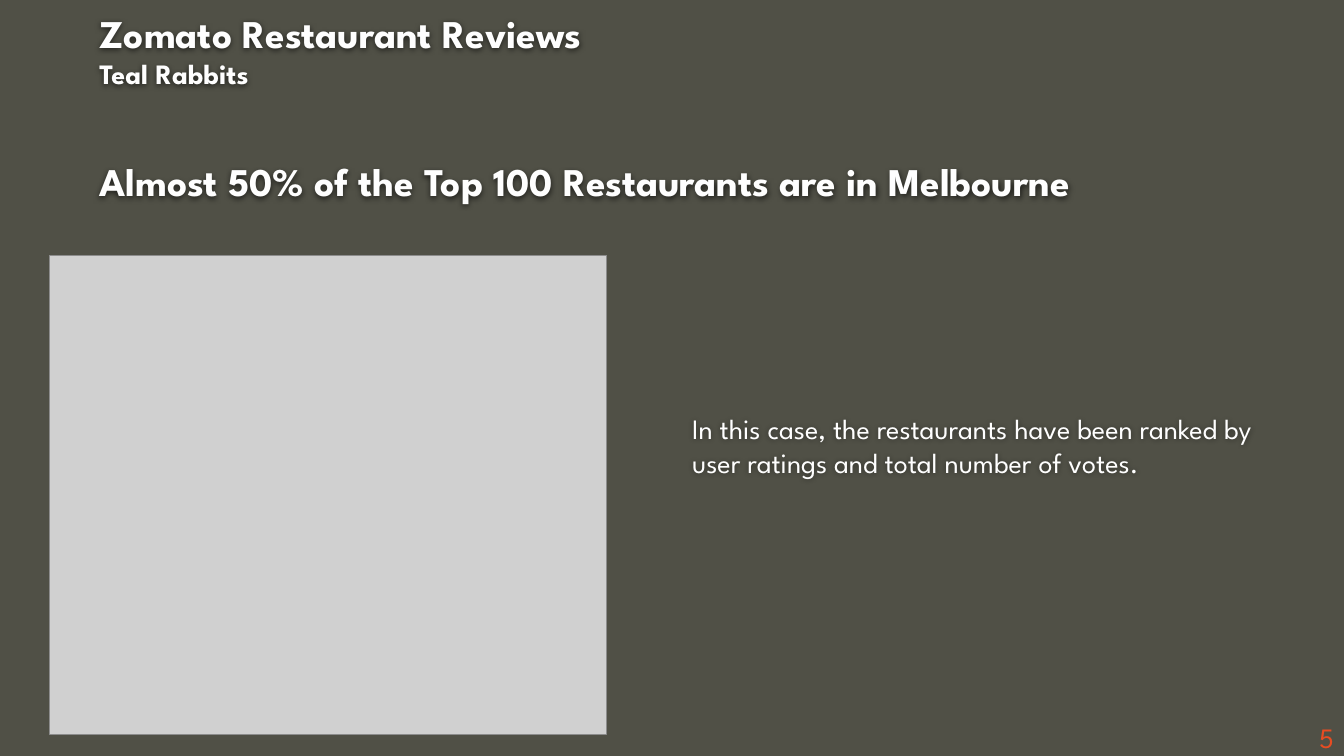
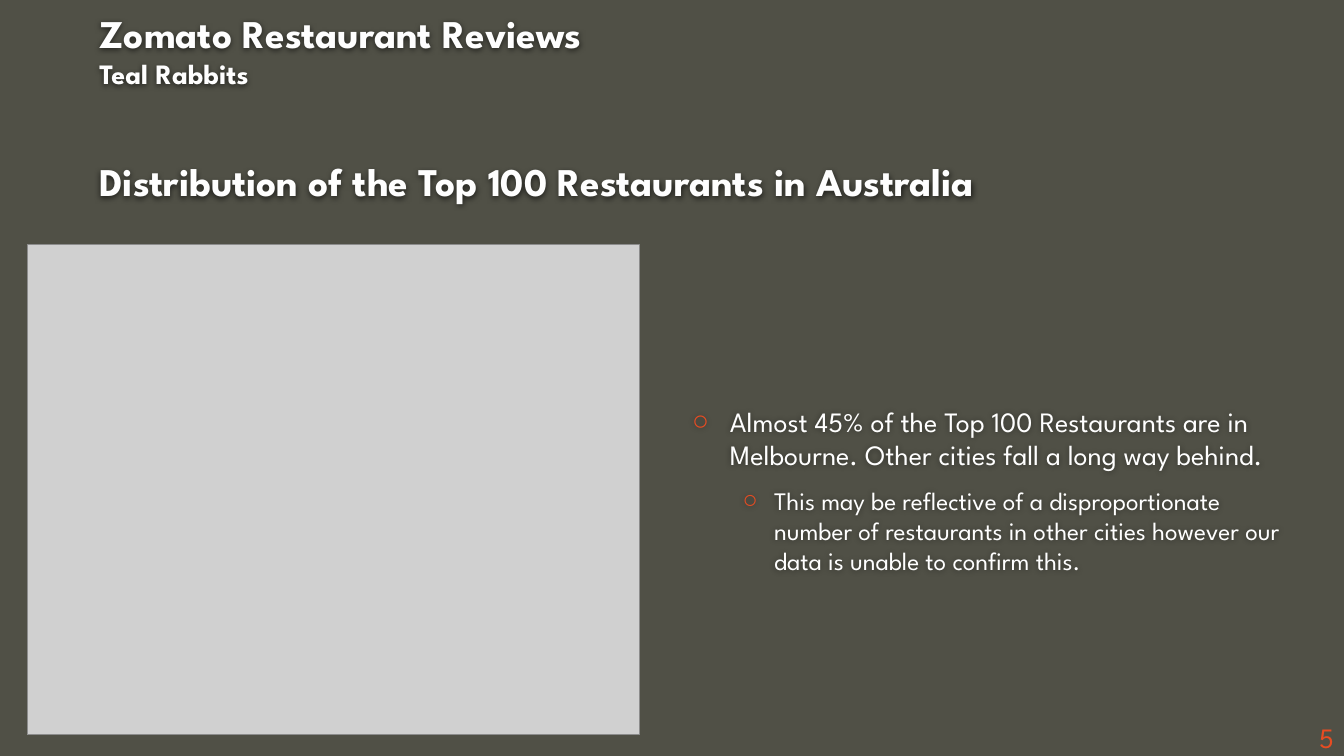
Before and after one commit to ashdrayton/Zomato-Restaurants-Reviews, a slide deck: slide 5 of Babette/Zomato_Presentation _BB.pptx. Drawn at 1344x756 pixels with LibreOffice and Linux fonts; fonts in the diff are those of the drawing; grey boxes stand for pictures; background and template pictures are left out. Boxes give left, top, right and bottom in pixels: in the first picture for what was removed or moved away, otherwise in the second. Text is boxed around its words. In the diff, an @@ line names an element or a change of style, - is before the commit and + after.

```diff
--- a/Babette/Zomato_Presentation _BB.pptx
+++ b/Babette/Zomato_Presentation _BB.pptx
@@ title at bbox=[99, 22, 973, 204]: text changed @@
-Zomato Restaurant Reviews
-Teal Rabbits
-Almost 50% of the Top 100 Restaurants are in Melbourne
+Zomato Restaurant Reviews
+Teal Rabbits
+Distribution of the Top 100 Restaurants in Australia
@@ picture: place and size @@
-picture at bbox=[49, 255, 606, 734]
+picture at bbox=[27, 245, 639, 735]
@@ text at bbox=[730, 412, 1279, 571]: text changed; size 20 to 18 pt @@
-In this case, the restaurants have been ranked by user ratings and total number of votes.
+○ Almost 45% of the Top 100 Restaurants are in Melbourne. Other cities fall a long way behind.
+  ○ This may be reflective of a disproportionate number of restaurants in other cities however our data is unable to confirm this.
```
Also in this commit, not shown: 3 other slides changed, 2 slides added, 12 other files.
